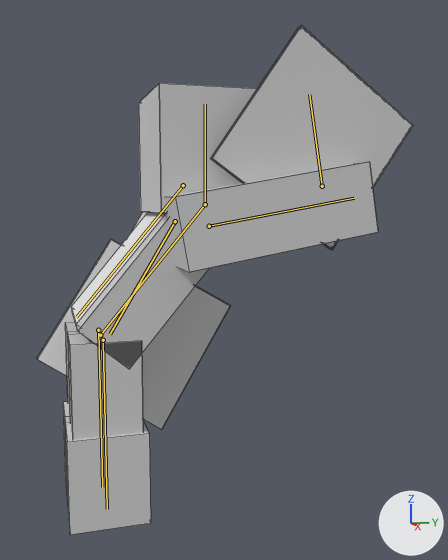
The Blender file mods/ITEMS/mcl_armor/models/mcl_armor_character.blend as it was, and as the next commit left it.
The view is the same before and after, from a 50 mm lens placed at (24.8, -2.1, 12.0), pointed at (-0.5, 5.3, 8.7). Every picture has the same lights, and +X, +Y and +Z are marked at lower right. Both versions are drawn at frame 330 of the action 'ArmatureAction.003'; the numbers are the values there. The bones that bend it are drawn over the model as lines. Mesh edges are drawn as thin lines.

Names of what the first picture shows: 'Player'.
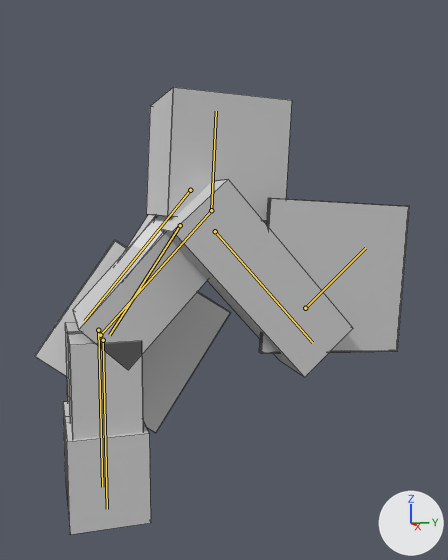
Commit message: Fine tune player sneaking animations

Location of each change, [x1, y1, x2, y2] in pixels of the pictures (448 x 560 px):
'Player', posed (12% shorter): before [37, 25, 414, 535]; after [34, 87, 410, 535]
bone 'Body', root to tip: before (100, 335) to (205, 204); after (100, 335) to (211, 210)
bone 'Arm_Right', root to tip: before (209, 226) to (354, 198); after (215, 231) to (312, 342)

The edits, one by one:
Bone 'Body' (bone_body) turns from (-40, 0, 0) to (-43, 0, 0) degrees about its own x, y and z.
Bone 'Arm_Right' (bone_arm_right) turns from (140, 0, 0) to (85, 0, 0) degrees about its own x, y and z.
